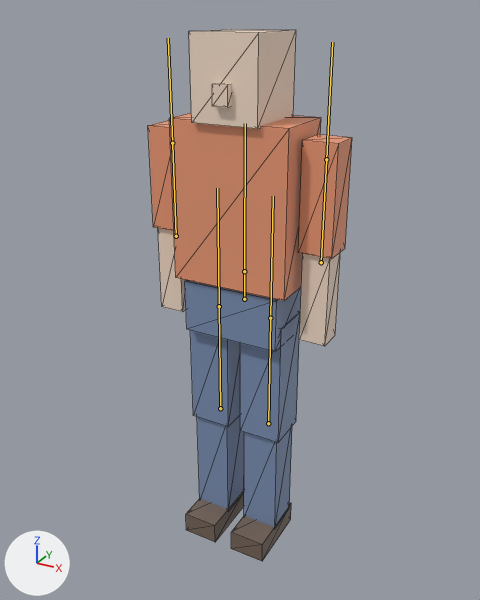
The glTF model examples/valley/models/walker.glb: old version first, new version second.
Camera for both pictures: a 50 mm camera at (0.986, -1.826, 1.856) aimed at (-0.061, 0.079, 0.903). The axes (+X, +Y, +Z) are drawn at lower left. The lights are the same throughout. The older version comes first. The bones that change, and the others that lie on the model, are drawn over the model as lines. Mesh edges are drawn as thin lines.

In view in the first picture: 'Body'.
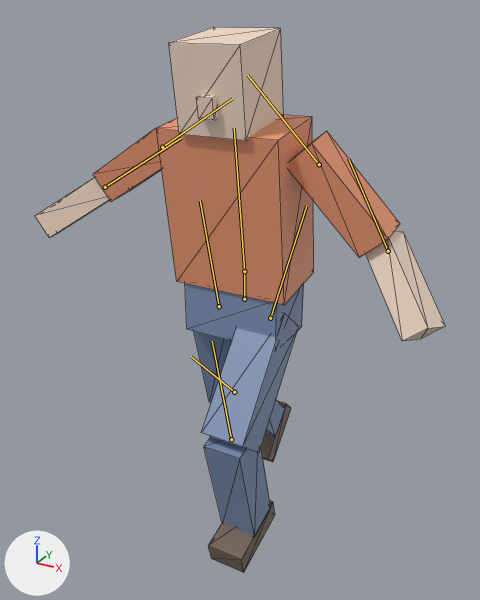
The newer file adds an action. The first version stands in its rest pose; the second is drawn at frame 18 of the action 'fall'.

Boxes [x1, y1, x2, y2] around the edits, measured in the pictures (480 x 600 px):
'Body', posed (101% wider)
    before: [148, 29, 352, 561]
    after: [35, 27, 446, 573]
bone 'Spine', root to tip
    before: (244, 271) to (245, 123)
    after: (244, 271) to (234, 128)
bone 'UpperArm.L', root to tip
    before: (326, 159) to (332, 42)
    after: (319, 164) to (247, 75)
bone 'LowerArm.L', root to tip
    before: (321, 262) to (326, 159)
    after: (388, 251) to (348, 158)
bone 'UpperArm.R', root to tip
    before: (172, 143) to (168, 38)
    after: (162, 147) to (232, 98)
bone 'LowerArm.R', root to tip
    before: (176, 236) to (172, 143)
    after: (105, 187) to (181, 138)
bone 'UpperLeg.L', root to tip
    before: (270, 318) to (273, 196)
    after: (270, 318) to (306, 206)
bone 'LowerLeg.L', root to tip
    before: (268, 423) to (270, 318)
    after: (231, 439) to (212, 341)
bone 'UpperLeg.R', root to tip
    before: (219, 306) to (217, 188)
    after: (219, 306) to (200, 200)
bone 'LowerLeg.R', root to tip
    before: (220, 408) to (219, 306)
    after: (234, 392) to (191, 356)

What the commit changed:
Bone 'Spine' (bone_spine) turns from (0, 0, 0) to (8, 0, 0) degrees about its own x, y and z.
Bone 'UpperArm.L' (bone_upperarm_l) turns from (0, 0, 0) to (0, 0, 42) degrees about its own x, y and z.
Bone 'LowerArm.L' (bone_lowerarm_l) turns from (0, 0, 0) to (-30, 0, 0) degrees about its own x, y and z.
Bone 'UpperArm.R' (bone_upperarm_r) turns from (0, 0, 0) to (0, 0, -58) degrees about its own x, y and z.
Bone 'LowerArm.R' (bone_lowerarm_r) turns from (0, 0, 0) to (-30, 0, 0) degrees about its own x, y and z.
Bone 'UpperLeg.L' (bone_upperleg_l) turns from (0, 0, 0) to (-40, 0, 0) degrees about its own x, y and z.
Bone 'LowerLeg.L' (bone_lowerleg_l) turns from (0, 0, 0) to (55, 0, 0) degrees about its own x, y and z.
Bone 'UpperLeg.R' (bone_upperleg_r) turns from (0, 0, 0) to (15, 0, 0) degrees about its own x, y and z.
Bone 'LowerLeg.R' (bone_lowerleg_r) turns from (0, 0, 0) to (30, 0, 0) degrees about its own x, y and z.
